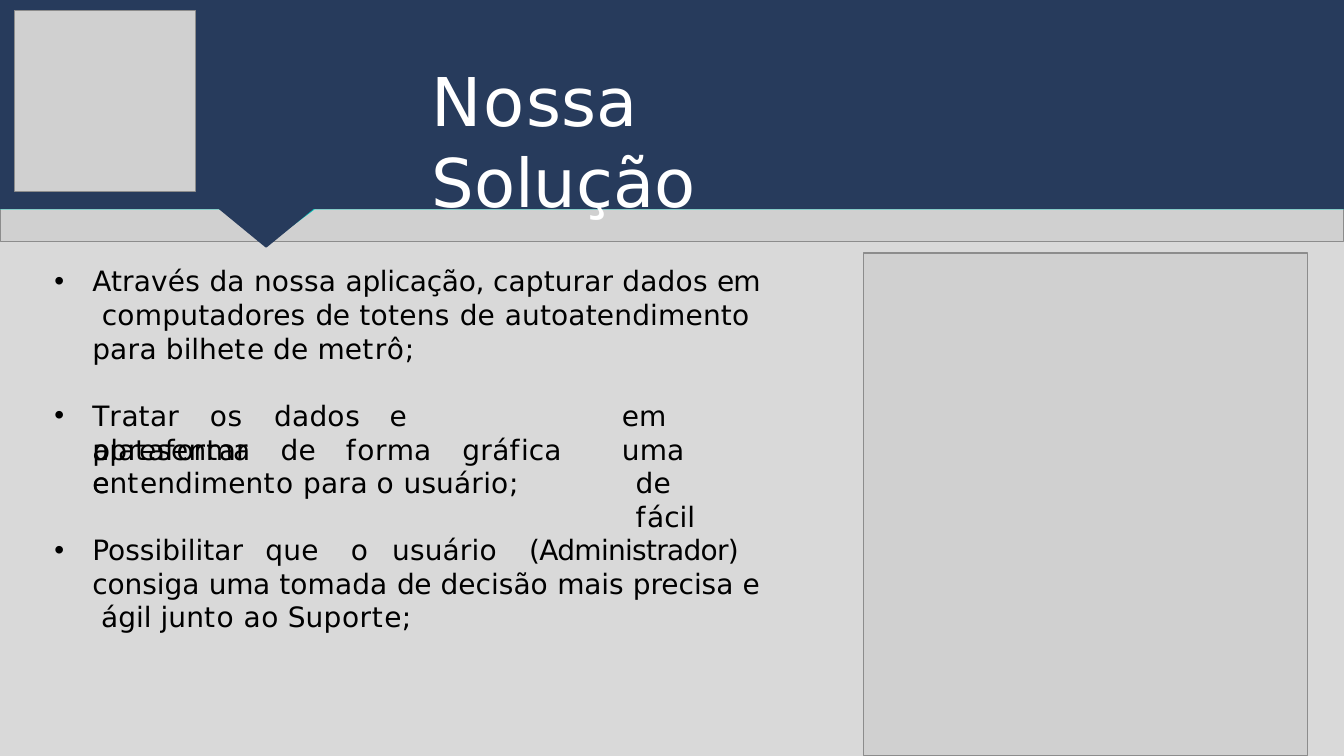
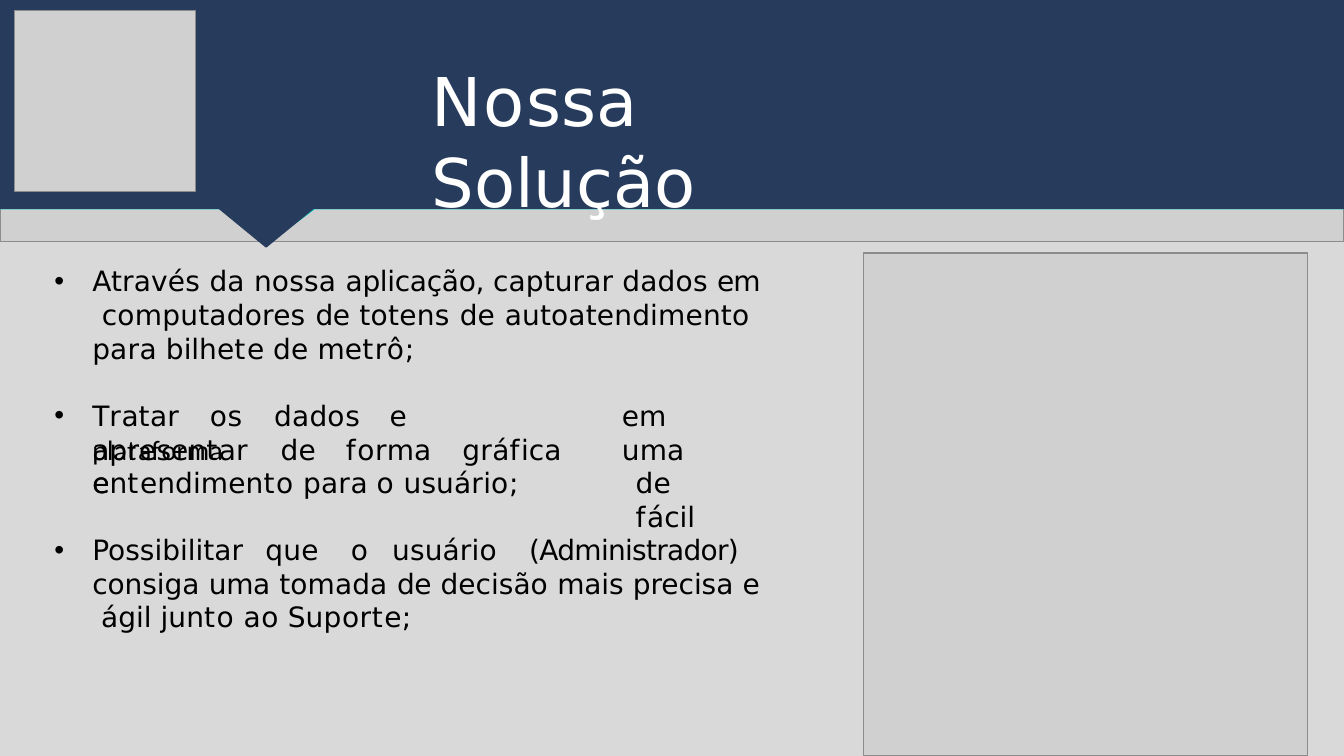
Before and after one commit to leticia-NCosta/TotemSystem, a slide deck: slide 5 of Apresentação para Sprint/Sprint 3/Slide sprint 3 grupo9 .pptx. Drawn at 1344x756 pixels with LibreOffice and Linux fonts; fonts in the diff are those of the drawing; grey boxes stand for pictures. Boxes give left, top, right and bottom in pixels: in the first picture for what was removed or moved away, otherwise in the second. Text is boxed around its words. In the diff, an @@ line names an element or a change of style, - is before the commit and + after.

```diff
--- a/Apresentação para Sprint/Sprint 3/Slide sprint 3 grupo9 .pptx
+++ b/Apresentação para Sprint/Sprint 3/Slide sprint 3 grupo9 .pptx
@@ text "plataforma de forma gráfica e" at bbox=[92, 437, 760, 595]: font DejaVu Sans to Calibri in "plataforma" @@
```
Also in this commit, not shown: 2 other slides changed.
